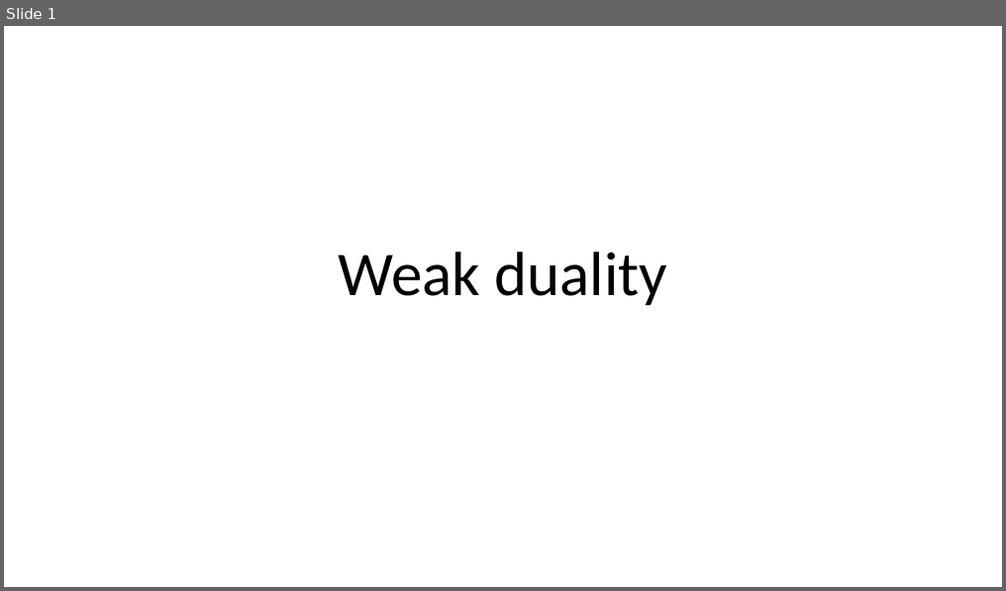
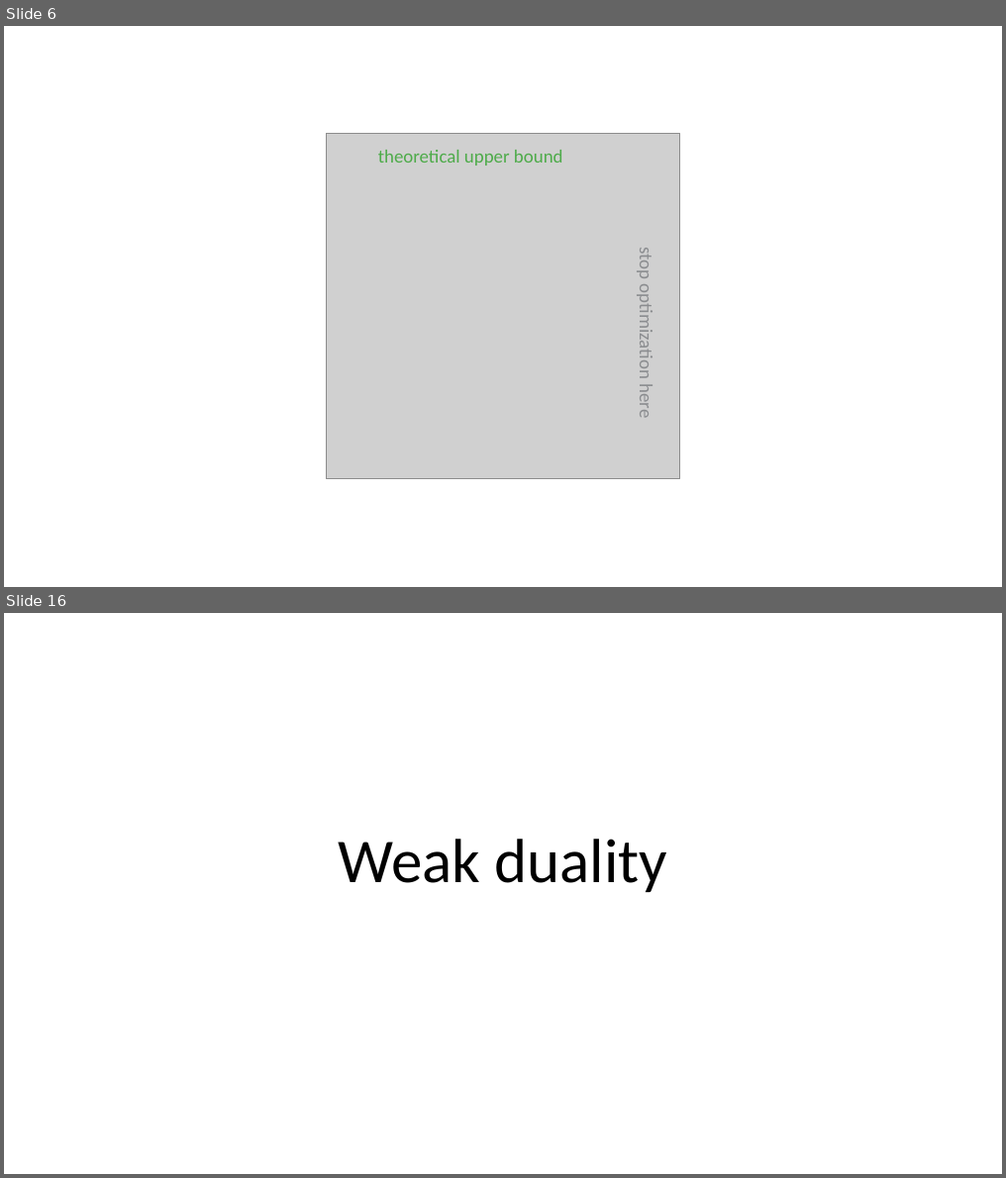
Before and after one commit to khanhnguyendata/duality, a slide deck: ppt/Duality copy.pptx. Shown one above the other, each under a label of ours: slide 1 before the commit, slides 6 and 16 after it; the slides between them are not shown. The pictures are 1006x591 and 1006x1178 pixels, drawn with LibreOffice and Linux fonts; fonts in the diff are those of the drawing; grey boxes stand for pictures. Boxes give left, top, right and bottom in pixels: in the first picture for what was removed or moved away, otherwise in the second. Text is boxed around its words. In the diff, an @@ line names an element or a change of style, - is before the commit and + after.

```diff
--- a/ppt/Duality copy.pptx
+++ b/ppt/Duality copy.pptx
@@ slide 6 added at box(4, 26, 1002, 587), background #FFFFFF @@
@@ picture added at box(327, 133, 680, 478) @@
@@ text added at box(378, 150, 563, 166), 18 pt, text #4EAB4A @@
+theoretical upper bound
@@ text added at box(635, 250, 657, 417), 18 pt, text #8A8C8F @@
+stop optimization here
@@ what was slide 1 is now slide 16 @@
```
Also in this commit, not shown: 2 slides changed, 16 other slides added, 2 other files.
